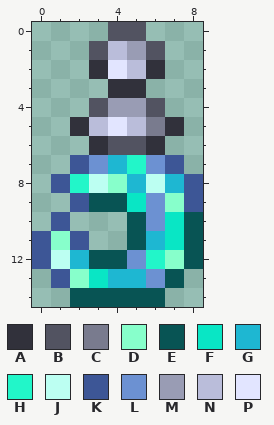
A pixel-art sprite gets an edit: Resources/Textures/Items/Potions/ResiliencePotion.png. The picture above was drawn from the file before the commit.
The file is 18x30 pixels, drawn in blocks of 2x2; one block is one cell here.
Palette (. is transparent): A #31313b  B #525361  C #797b8e  D #87ffcb  E #085454  F #09e6c5  G #1eb7d2  H #22f6c9  J #bcfff2  K #3d5696  L #6c91d2  M #999cb4  N #babdda  P #e2e5ff
Now the later version:
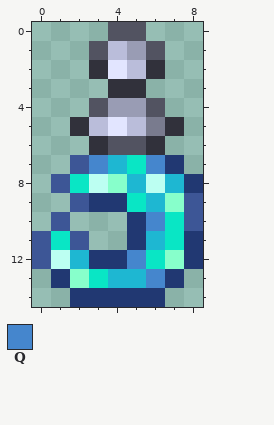
Colours new in this view: Q #4586cd
From old to new:
Colour E changes from #085454 to #213872.
Colour K becomes colour E in row 7 at x 7; in row 8 at x 8; in row 13 at x 1.
Colour D becomes colour F in row 11 at x 1.
Colour H becomes colour F in row 7 at x 5; in row 8 at x 2; in row 12 at x 6.
Colour L becomes colour G in row 9 at x 6.
Colour E becomes colour K in row 10 at x 8.
Colour L becomes colour Q in row 7 at x 3 and 6; in row 10 at x 6; in row 12 at x 5; in row 13 at x 6.
Changed places in both pictures, as pixel boxes (x1, y1, x2, y2):
changed: (51, 155, 203, 307)
